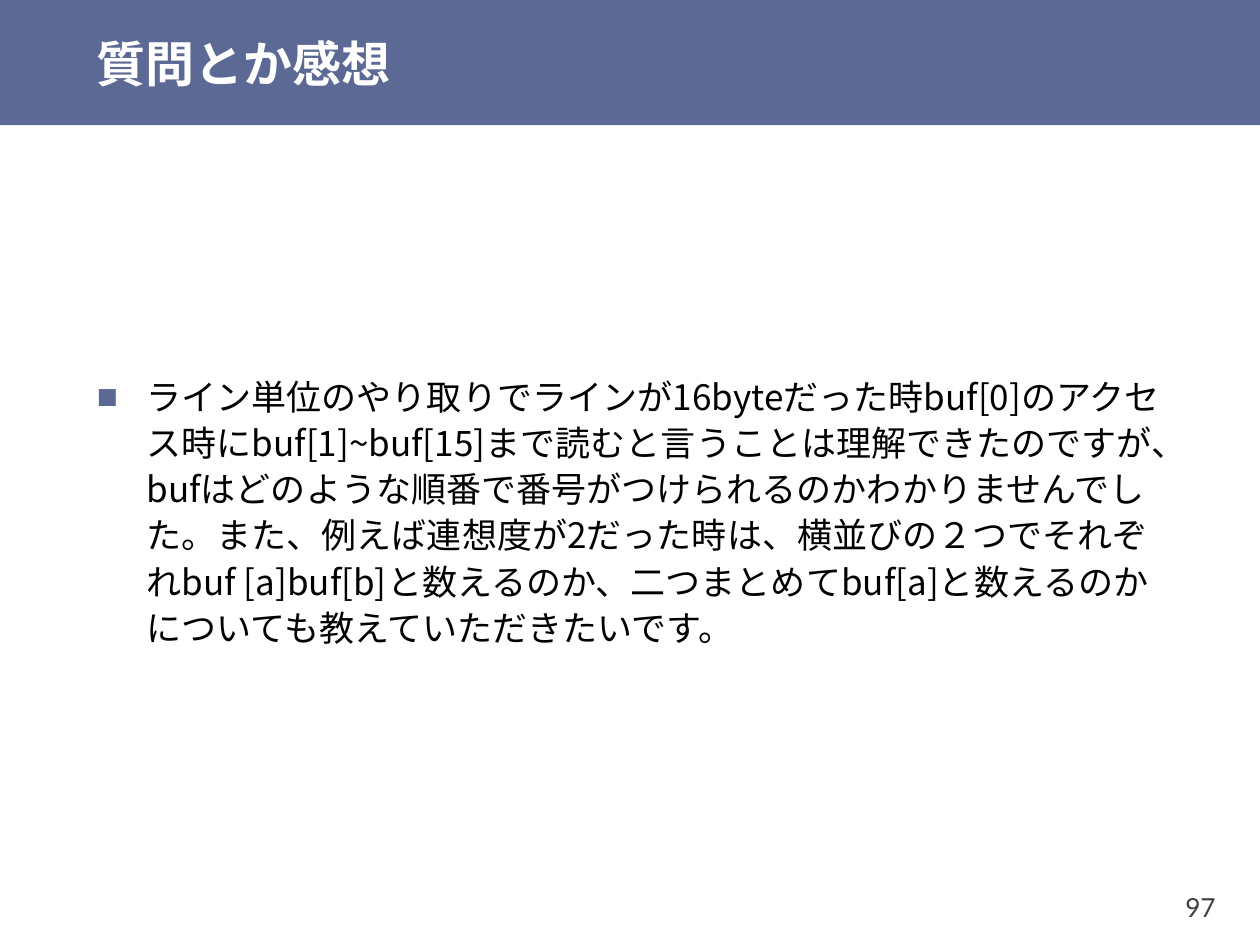
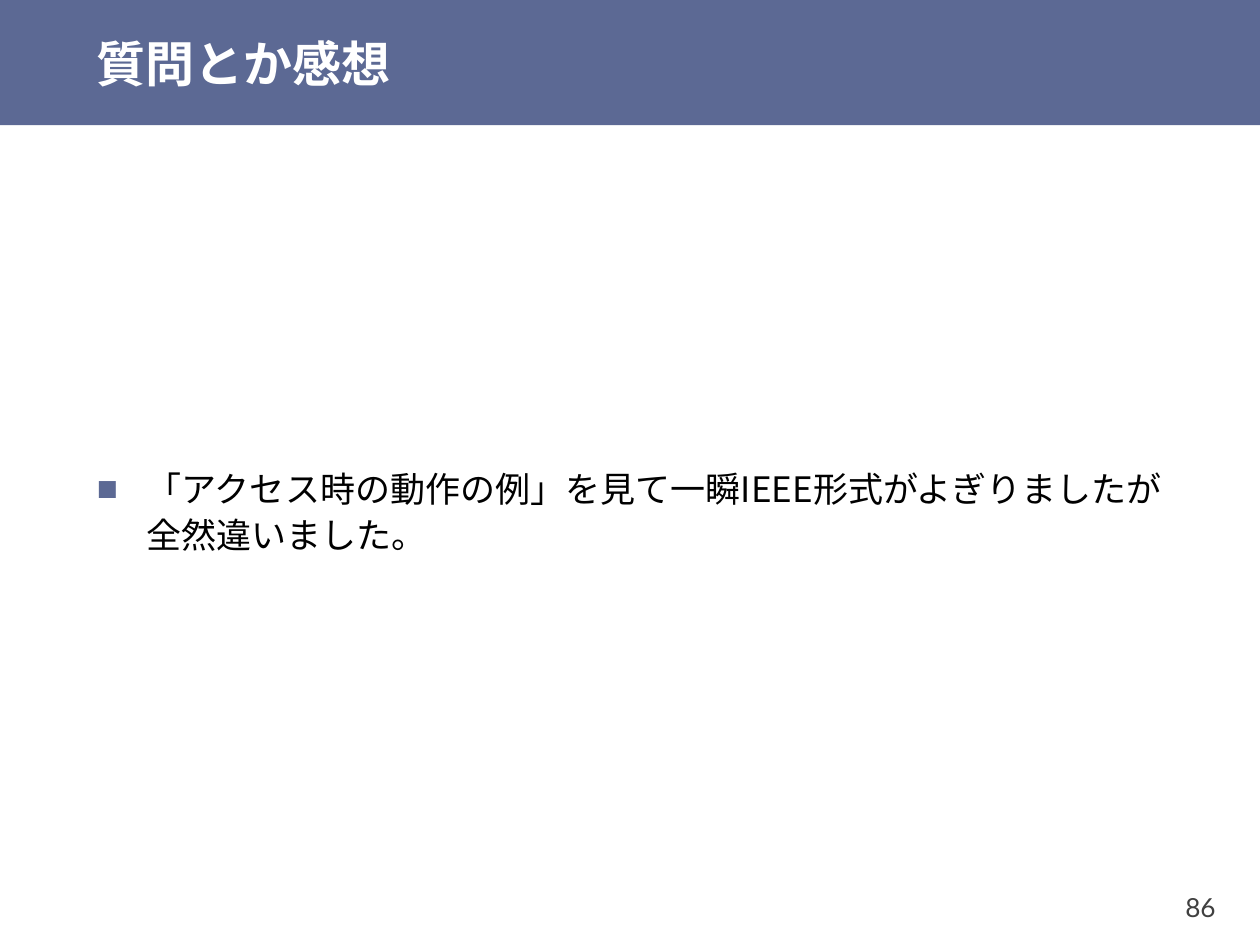
Before and after one commit to shioyadan/otya-computer-architecture-i, a slide deck: slide 86 of cai-shioya-11.pptx (slide 97 before the commit). Drawn at 1260x945 pixels with LibreOffice and Linux fonts; fonts in the diff are those of the drawing. Boxes give left, top, right and bottom in pixels: in the first picture for what was removed or moved away, otherwise in the second. Text is boxed around its words. In the diff, an @@ line names an element or a change of style, - is before the commit and + after.

```diff
--- a/cai-shioya-11.pptx
+++ b/cai-shioya-11.pptx
@@ text at <box>147,472,1162,551</box>: text changed @@
-■ ライン単位のやり取りでラインが16byteだった時buf[0]のアクセス時にbuf[1]~buf[15]まで読むと言うことは理解できたのですが、bufはどのような順番で番号がつけられるのかわかりませんでした。また、例えば連想度が2だった時は、横並びの２つでそれぞれbuf [a]buf[b]と数えるのか、二つまとめてbuf[a]と数えるのかについても教えていただきたいです。
+■ 「アクセス時の動作の例」を見て一瞬IEEE形式がよぎりましたが全然違いました。
@@ page number at <box>1185,898,1215,917</box>: text changed @@
-97
+86
```
Also in this commit, not shown: 28 other slides changed, 3 slides added, 15 slides removed, 1 other file.
